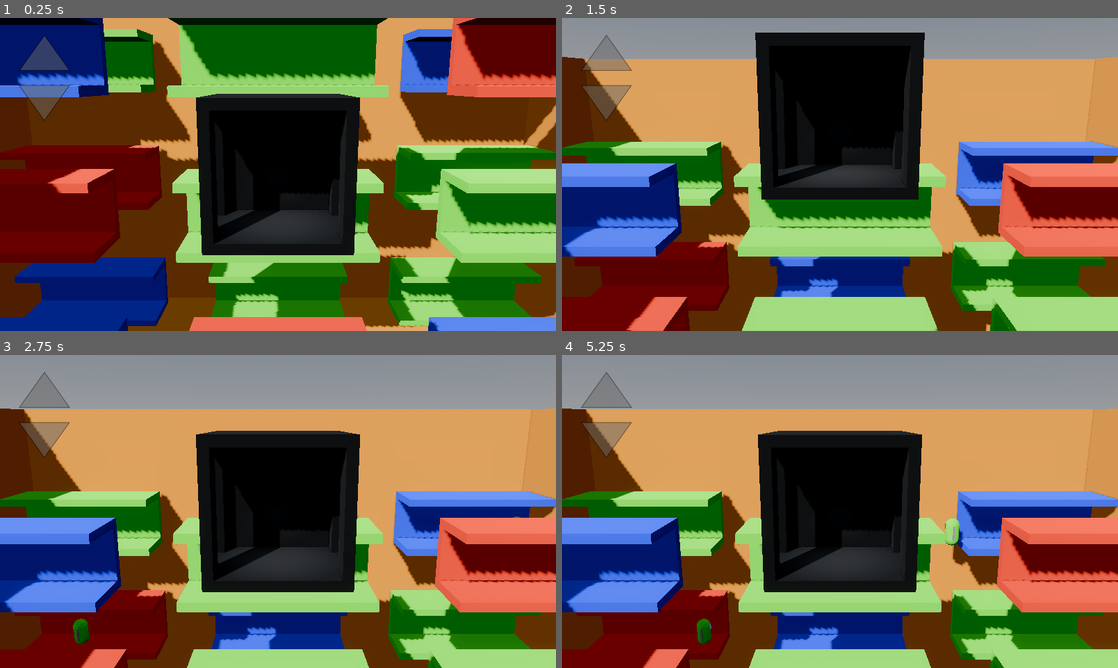
Above: before the commit, frames 1-4 (two rows, left to right).
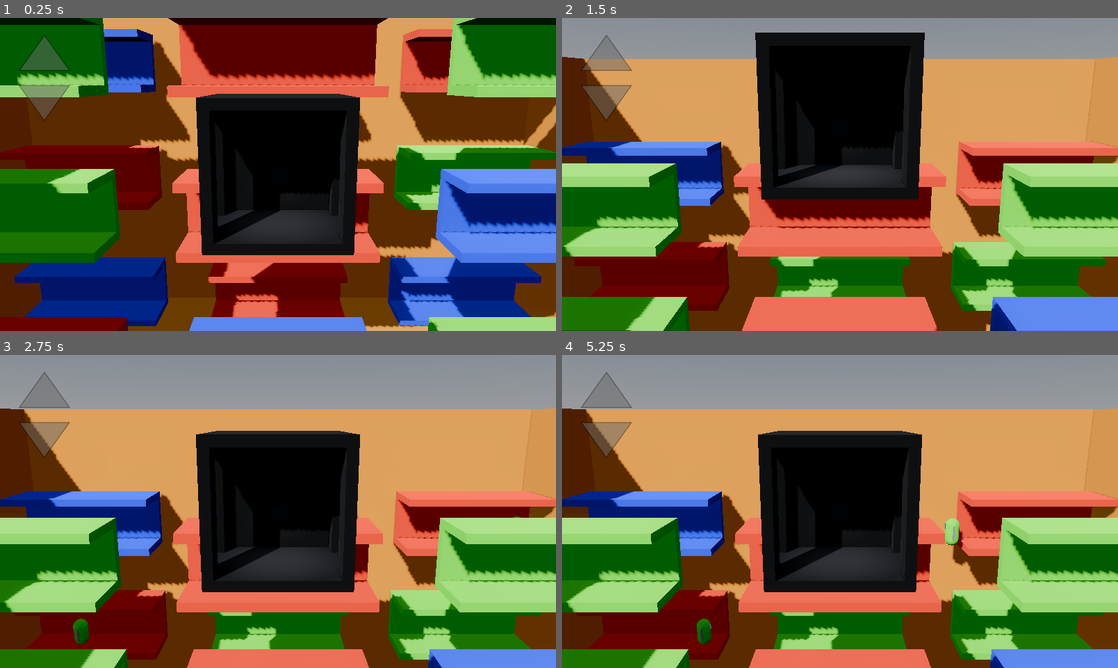
Above: after the commit, the same moments.

Repository: GriffinBaxter/Prof-Oddheart-or-How-I-Learned-to-Stop-Worrying-and-Love-the-Elevator
Game: Godot game, scene res://Scenes/main.tscn
Same seed, same stepped clock (60 frames per second), same inputs: the game is played once before the commit and once after it. This scene is started directly instead of the project's main scene. The engine's default icon, where the game draws it, is replaced by a stand-in: a white triangle on a blue panel in a dark square. Sound files missing from this copy of the repository are replaced by a short silence.
Inputs:
- Up to frame 1 (0.25 s): no input
- Up to frame 2 (1.5 s): tap Enter at 0.5 s; hold W (up) from 0.53 s (still down)
- Up to frame 3 (2.75 s): keep holding W (up)
- Up to frame 4 (5.25 s): keep holding W (up)

The runs differ from the first frame. In frame 1, 49% of the frame differs, in the area x 0-100%, y 0-100%; in frame 2, 37%; in frame 3, 30%; in frame 4, 30%.

Commit message:
initial end sequence code

Diff:
--- a/Scenes/elevator.tscn
+++ b/Scenes/elevator.tscn
@@ -14,6 +14,38 @@
 
 [sub_resource type="BoxShape3D" id="BoxShape3D_y28hi"]
 size = Vector3(0.1, 2.25, 1.825)
+
+[sub_resource type="Curve" id="Curve_7i85y"]
+_limits = [-360.0, 360.0, 0.0, 1.0]
+_data = [Vector2(0, 1), 0.0, 0.0, 0, 0, Vector2(0.492647, 28.3146), 0.0, 0.0, 0, 0, Vector2(0.882353, 311.461), 0.0, 0.0, 0, 0]
+point_count = 3
+
+[sub_resource type="CurveTexture" id="CurveTexture_06awd"]
+curve = SubResource("Curve_7i85y")
+
+[sub_resource type="ParticleProcessMaterial" id="ParticleProcessMaterial_jd6vs"]
+angle_min = 1.07288e-05
+angle_max = 314.5
+angle_curve = SubResource("CurveTexture_06awd")
+gravity = Vector3(0, 5, 0)
+turbulence_enabled = true
+turbulence_initial_displacement_min = 1.49012e-06
+turbulence_initial_displacement_max = 1.0
+
+[sub_resource type="StandardMaterial3D" id="StandardMaterial3D_rajhg"]
+transparency = 1
+blend_mode = 1
+shading_mode = 0
+vertex_color_use_as_albedo = true
+albedo_color = Color(1, 0.470588, 0.168627, 1)
+billboard_mode = 3
+billboard_keep_scale = true
+particles_anim_h_frames = 1
+particles_anim_v_frames = 1
+particles_anim_loop = false
+
+[sub_resource type="QuadMesh" id="QuadMesh_1gjip"]
+material = SubResource("StandardMaterial3D_rajhg")
 
 [node name="Elevator" type="CharacterBody3D" groups=["elevator"]]
 motion_mode = 1
@@ -97,4 +129,13 @@
 [node name="AudioListener3D" type="AudioListener3D" parent="."]
 current = true
 
+[node name="OnFireStuff" type="Node3D" parent="."]
+
+[node name="FireEffect" type="GPUParticles3D" parent="OnFireStuff"]
+transform = Transform3D(1, 0, 0, 0, 1, 0, 0, 0, 1, 0, -0.827073, 0)
+amount = 15
+randomness = 1.0
+process_material = SubResource("ParticleProcessMaterial_jd6vs")
+draw_pass_1 = SubResource("QuadMesh_1gjip")
+
 [connection signal="body_entered" from="Area3D" to="." method="_on_area_3d_body_entered"]
--- a/Scenes/elevator_music.tscn
+++ b/Scenes/elevator_music.tscn
@@ -4,6 +4,6 @@
 
 [node name="ElevatorMusic" type="AudioStreamPlayer"]
 stream = ExtResource("1_tpoau")
-volume_db = -19.676
+volume_db = -49.658
 autoplay = true
-bus = &"Other"
+parameters/looping = true
--- a/Scenes/elevator_on_fire.tscn
+++ /dev/null
@@ -1,172 +0,0 @@
-[gd_scene load_steps=15 format=3 uid="uid://dyyaomg55yhvn"]
-
-[ext_resource type="Script" uid="uid://moqxk8y60xhx" path="res://Scripts/elevator.gd" id="1_j7ffy"]
-[ext_resource type="Material" uid="uid://cwo6egjcelvi0" path="res://Materials/black.tres" id="2_06awd"]
-
-[sub_resource type="ProceduralSkyMaterial" id="ProceduralSkyMaterial_j7ffy"]
-sky_horizon_color = Color(0.662243, 0.671743, 0.686743, 1)
-ground_horizon_color = Color(0.662243, 0.671743, 0.686743, 1)
-
-[sub_resource type="Sky" id="Sky_06awd"]
-sky_material = SubResource("ProceduralSkyMaterial_j7ffy")
-
-[sub_resource type="Environment" id="Environment_rajhg"]
-background_mode = 2
-sky = SubResource("Sky_06awd")
-tonemap_mode = 2
-
-[sub_resource type="BoxShape3D" id="BoxShape3D_25c2b"]
-size = Vector3(2.6, 0.2, 2.2)
-
-[sub_resource type="BoxShape3D" id="BoxShape3D_ixo4o"]
-size = Vector3(2.6, 2.25, 0.185)
-
-[sub_resource type="BoxShape3D" id="BoxShape3D_kiv01"]
-size = Vector3(0.2, 2.25, 0.0916382)
-
-[sub_resource type="BoxShape3D" id="BoxShape3D_y28hi"]
-size = Vector3(0.1, 2.25, 1.825)
-
-[sub_resource type="Curve" id="Curve_j7ffy"]
-_limits = [-360.0, 360.0, 0.0, 1.0]
-_data = [Vector2(0, 1), 0.0, 0.0, 0, 0, Vector2(0.492647, 28.3146), 0.0, 0.0, 0, 0, Vector2(0.882353, 311.461), 0.0, 0.0, 0, 0]
-point_count = 3
-
-[sub_resource type="CurveTexture" id="CurveTexture_06awd"]
-curve = SubResource("Curve_j7ffy")
-
-[sub_resource type="ParticleProcessMaterial" id="ParticleProcessMaterial_rccfh"]
-angle_min = 1.07288e-05
-angle_max = 314.5
-angle_curve = SubResource("CurveTexture_06awd")
-gravity = Vector3(0, 5, 0)
-turbulence_enabled = true
-turbulence_initial_displacement_min = 1.49012e-06
-turbulence_initial_displacement_max = 1.0
-
-[sub_resource type="StandardMaterial3D" id="StandardMaterial3D_rajhg"]
-transparency = 1
-blend_mode = 1
-shading_mode = 0
-vertex_color_use_as_albedo = true
-albedo_color = Color(1, 0.470588, 0.168627, 1)
-billboard_mode = 3
-billboard_keep_scale = true
-particles_anim_h_frames = 1
-particles_anim_v_frames = 1
-particles_anim_loop = false
-
-[sub_resource type="QuadMesh" id="QuadMesh_gubgx"]
-material = SubResource("StandardMaterial3D_rajhg")
-
-[node name="Elevator" type="CharacterBody3D" groups=["elevator"]]
-motion_mode = 1
-script = ExtResource("1_j7ffy")
-
-[node name="WorldEnvironment" type="WorldEnvironment" parent="."]
-environment = SubResource("Environment_rajhg")
-
-[node name="DirectionalLight3D" type="DirectionalLight3D" parent="."]
-transform = Transform3D(-0.866023, -0.433016, 0.250001, 0, 0.499998, 0.866027, -0.500003, 0.749999, -0.43301, 0, 0, 0)
-shadow_enabled = true
-
-[node name="SmoothCameraController" type="Node3D" parent="."]
-top_level = true
-
-[node name="Camera3D" type="Camera3D" parent="SmoothCameraController"]
-transform = Transform3D(1, 0, 0, 0, 0.978148, 0.207912, 0, -0.207912, 0.978148, 0, 1.55, 8)
-current = true
-fov = 40.0
-
-[node name="Outer" type="CSGBox3D" parent="."]
-size = Vector3(2.6, 2.65, 2.2)
-material = ExtResource("2_06awd")
-
-[node name="Inner" type="CSGBox3D" parent="Outer"]
-transform = Transform3D(1, 0, 0, 0, 1, 0, 0, 0, 1, 0, 0, 0.1)
-operation = 2
-size = Vector3(2.2, 2.25, 2.025)
-material = ExtResource("2_06awd")
-
-[node name="LeftDoor" type="CSGBox3D" parent="Outer"]
-transform = Transform3D(1, 0, 0, 0, 1, 0, 0, 0, 1, -1.2, -0.1, 0)
-operation = 2
-size = Vector3(0.2, 2.05, 1)
-material = ExtResource("2_06awd")
-
-[node name="RightDoor" type="CSGBox3D" parent="Outer"]
-transform = Transform3D(1, 0, 0, 0, 1, 0, 0, 0, 1, 1.2, -0.1, 0)
-operation = 2
-size = Vector3(0.2, 2.05, 1)
-material = ExtResource("2_06awd")
-
-[node name="CollisionBottom" type="CollisionShape3D" parent="."]
-transform = Transform3D(1, 0, 0, 0, 1, 0, 0, 0, 1, 0, -1.225, 0)
-shape = SubResource("BoxShape3D_25c2b")
-
-[node name="CollisionTop" type="CollisionShape3D" parent="."]
-transform = Transform3D(1, 0, 0, 0, 1, 0, 0, 0, 1, 0, 1.225, 0)
-shape = SubResource("BoxShape3D_25c2b")
-
-[node name="CollisionFront" type="CollisionShape3D" parent="."]
-transform = Transform3D(1, 0, 0, 0, 1, 0, 0, 0, 1, 0, 0, 1.007)
-shape = SubResource("BoxShape3D_ixo4o")
-
-[node name="CollisionBack" type="CollisionShape3D" parent="."]
-transform = Transform3D(1, 0, 0, 0, 1, 0, 0, 0, 1, 0, 0, -1.007)
-shape = SubResource("BoxShape3D_ixo4o")
-
-[node name="CollisionLeft1" type="CollisionShape3D" parent="."]
-transform = Transform3D(1, 0, 0, 0, 1, 0, 0, 0, 1, -1.2, 0, 0.950122)
-shape = SubResource("BoxShape3D_kiv01")
-
-[node name="CollisionLeft2" type="CollisionShape3D" parent="."]
-transform = Transform3D(1, 0, 0, 0, 1, 0, 0, 0, 1, -1.2, 0, -0.865112)
-shape = SubResource("BoxShape3D_kiv01")
-
-[node name="CollisionRight1" type="CollisionShape3D" parent="."]
-transform = Transform3D(1, 0, 0, 0, 1, 0, 0, 0, 1, 1.2, 0, 0.848792)
-shape = SubResource("BoxShape3D_kiv01")
-
-[node name="CollisionRight2" type="CollisionShape3D" parent="."]
-transform = Transform3D(1, 0, 0, 0, 1, 0, 0, 0, 1, 1.2, 0, -0.790155)
-shape = SubResource("BoxShape3D_kiv01")
-
-[node name="Area3D" type="Area3D" parent="."]
-
-[node name="CollisionShape3D" type="CollisionShape3D" parent="Area3D"]
-shape = SubResource("BoxShape3D_y28hi")
-
-[node name="SpotLight3D" type="SpotLight3D" parent="."]
-transform = Transform3D(1, 0, 0, 0, -4.37114e-08, 1, 0, -1, -4.37114e-08, 0, 1.12509, 0)
-light_energy = 4.0
-shadow_enabled = true
-spot_range = 3.0
-spot_attenuation = 2.0
-spot_angle = 40.0
-
-[node name="AudioListener3D" type="AudioListener3D" parent="."]
-current = true
-
-[node name="FireEffect" type="GPUParticles3D" parent="."]
-transform = Transform3D(1, 0, 0, 0, 1, 0, 0, 0, 1, 0, -0.827073, 0)
-amount = 15
-randomness = 1.0
-process_material = SubResource("ParticleProcessMaterial_rccfh")
-draw_pass_1 = SubResource("QuadMesh_gubgx")
-
-[node name="FireEffect2" type="GPUParticles3D" parent="."]
-transform = Transform3D(1, 0, 0, 0, 1, 0, 0, 0, 1, 0.904188, -0.827073, 0.924538)
-amount = 15
-randomness = 1.0
-process_material = SubResource("ParticleProcessMaterial_rccfh")
-draw_pass_1 = SubResource("QuadMesh_gubgx")
-
-[node name="FireEffect3" type="GPUParticles3D" parent="."]
-transform = Transform3D(1, 0, 0, 0, 1, 0, 0, 0, 1, -1.13518, -0.827073, 0.924538)
-amount = 15
-randomness = 1.0
-process_material = SubResource("ParticleProcessMaterial_rccfh")
-draw_pass_1 = SubResource("QuadMesh_gubgx")
-
-[connection signal="body_entered" from="Area3D" to="." method="_on_area_3d_body_entered"]
--- a/Scenes/end_scene.tscn
+++ /dev/null
@@ -1,12 +0,0 @@
-[gd_scene load_steps=3 format=3 uid="uid://bldx0ctrq74e7"]
-
-[ext_resource type="PackedScene" uid="uid://dyyaomg55yhvn" path="res://Scenes/elevator_on_fire.tscn" id="1_5pkqa"]
-[ext_resource type="PackedScene" uid="uid://ctfp4fsubafgk" path="res://Scenes/building.tscn" id="3_8jdvl"]
-
-[node name="EndScene" type="Node3D"]
-
-[node name="ElevatorOnFire" parent="." instance=ExtResource("1_5pkqa")]
-script = null
-
-[node name="Building" parent="." instance=ExtResource("3_8jdvl")]
-transform = Transform3D(1, 0, 0, 0, 1, 0, 0, 0, 1, 0, -7.47566, -24.5061)
--- a/Scenes/main.tscn
+++ b/Scenes/main.tscn
@@ -1,10 +1,11 @@
-[gd_scene load_steps=10 format=3 uid="uid://jiexpvkmj5yq"]
+[gd_scene load_steps=11 format=3 uid="uid://jiexpvkmj5yq"]
 
 [ext_resource type="Script" uid="uid://p1cxo5j1663b" path="res://Scripts/main.gd" id="1_jjvhh"]
 [ext_resource type="PackedScene" uid="uid://qjq33xvfin8d" path="res://Scenes/elevator.tscn" id="2_kry3j"]
 [ext_resource type="PackedScene" uid="uid://ctfp4fsubafgk" path="res://Scenes/building.tscn" id="3_21xkr"]
 [ext_resource type="AudioStream" uid="uid://cakctl4m1gn4a" path="res://Sounds/People/crowd_noise.mp3" id="4_6bp64"]
 [ext_resource type="Texture2D" uid="uid://jduene2fajr8" path="res://Images/arrow.png" id="4_kry3j"]
+[ext_resource type="AudioStream" uid="uid://cj7av3cdsr20y" path="res://Sounds/Elevator/sad-violin-piano.mp3" id="6_21xkr"]
 
 [sub_resource type="ProceduralSkyMaterial" id="ProceduralSkyMaterial_dxppu"]
 sky_horizon_color = Color(0.662243, 0.671743, 0.686743, 1)
@@ -74,9 +75,12 @@
 
 [node name="CrowdNoise" type="AudioStreamPlayer" parent="."]
 stream = ExtResource("4_6bp64")
-volume_db = -10.0
+volume_db = -59.658
 autoplay = true
 bus = &"Other"
 
+[node name="GameLost" type="AudioStreamPlayer" parent="."]
+stream = ExtResource("6_21xkr")
+
 [connection signal="body_entered" from="KillZone" to="." method="_on_kill_zone_body_entered"]
 [connection signal="timeout" from="SpawnTimer" to="." method="_on_spawn_timer_timeout"]
--- a/Scripts/elevator.gd
+++ b/Scripts/elevator.gd
@@ -9,10 +9,13 @@
 
 var people_in_elevator := []
 
+var game_lost = false
+
 @onready var smooth_camera_controller: Node3D = $SmoothCameraController
 
 
 func _ready() -> void:
+	$OnFireStuff.hide()
 	Input.set_mouse_mode(Input.MOUSE_MODE_CAPTURED)
 	smooth_camera_controller.position = position
 	if enable_conversations:
@@ -25,19 +28,21 @@
 
 
 func _physics_process(_delta: float) -> void:
-	var input := Input.get_vector("left", "right", "down", "up")
-	var direction := transform.basis * Vector3(input.x, input.y, 0).normalized()
-	if direction:
-		velocity.x = direction.x * speed
-		velocity.y = direction.y * speed
-	else:
-		velocity.x = move_toward(velocity.x, 0, speed)
-		velocity.y = move_toward(velocity.y, 0, speed)
+	if !game_lost:
+		var input := Input.get_vector("left", "right", "down", "up")
+		var direction := transform.basis * Vector3(input.x, input.y, 0).normalized()
+		if direction:
+			velocity.x = direction.x * speed
+			velocity.y = direction.y * speed
+		else:
+			velocity.x = move_toward(velocity.x, 0, speed)
+			velocity.y = move_toward(velocity.y, 0, speed)
 
-	velocity.z = speed * Input.get_last_mouse_velocity().y * 0.001
+		velocity.z = speed * Input.get_last_mouse_velocity().y * 0.001
 
-	if people_in_elevator.size() >= 3:
-		velocity.y -= people_in_elevator.size() ** 1.5 - 3
+		if people_in_elevator.size() >= 3:
+			velocity.y -= people_in_elevator.size() ** 1.5 - 3
+
 
 	move_and_slide()
 
@@ -79,3 +84,7 @@
 			people_in_elevator[-3].play_conversation(conversation, 0)
 			people_in_elevator[-2].play_conversation(conversation, 1)
 			people_in_elevator[-1].play_conversation(conversation, 2)
+
+func set_lost_state() -> void:
+	game_lost = true
+	$OnFireStuff.show()
--- a/Scripts/main.gd
+++ b/Scripts/main.gd
@@ -39,6 +39,13 @@
 			+ NEUTRAL_ARROW_COLOUR * ((-MIN_SCORE + score) / -MIN_SCORE)
 		)
 
+	if score <= -10:
+		var elevator = get_tree().get_first_node_in_group("elevator")
+		MusicPlayer.stop()
+		$CrowdNoise.stop()
+		$GameLost.play()
+		elevator.set_lost_state()
+
 
 func spawn_character_randomly() -> void:
 	if spawners.is_empty():
Not shown: 1 places in Scenes/elevator.tscn that only renumber resources
Not shown, added: Sounds/Elevator/sad-violin-piano.mp3.import
